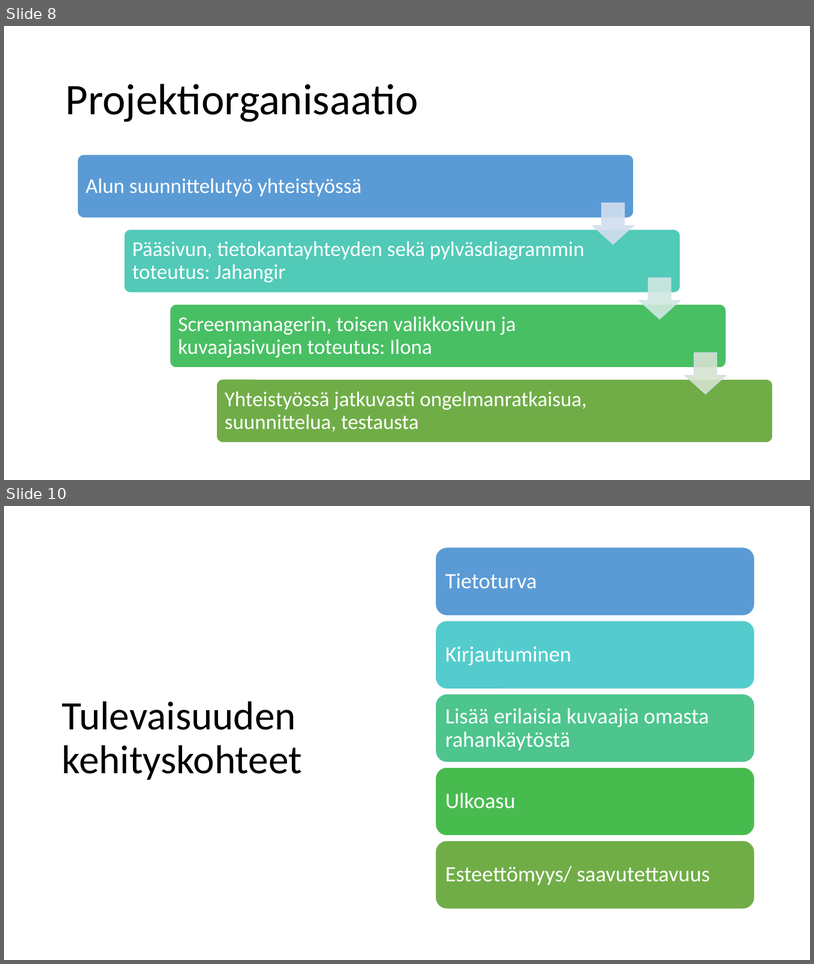
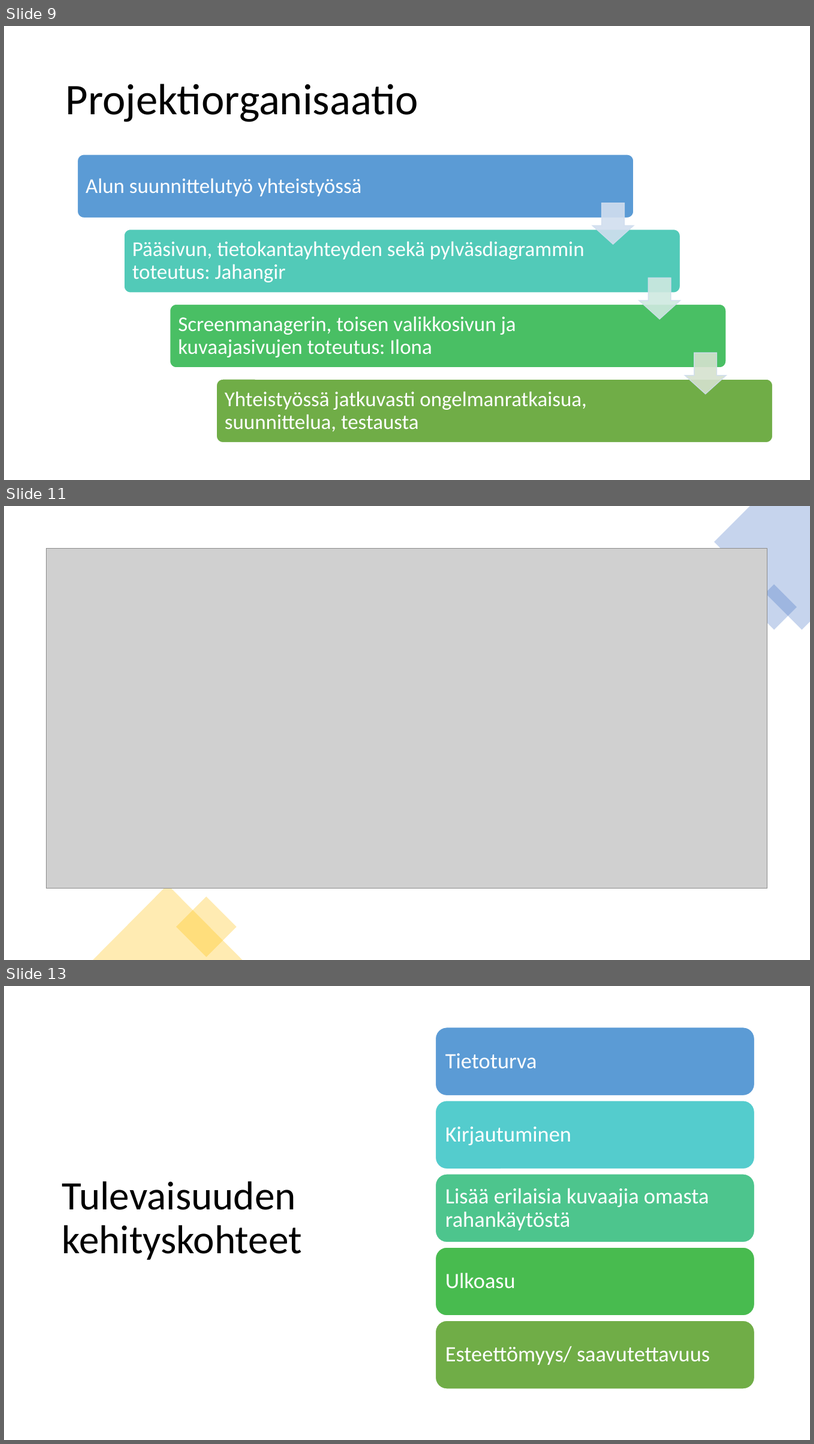
Before and after one commit to silver1ce/massikamu_project, a slide deck: Massikamu.pptx. Shown one above the other, each under a label of ours: slides 8 and 10 before the commit, slides 9, 11 and 13 after it; the slides between them are not shown. The pictures are 814x964 and 814x1444 pixels, drawn with LibreOffice and Linux fonts; fonts in the diff are those of the drawing; grey boxes stand for pictures. Boxes give left, top, right and bottom in pixels: in the first picture for what was removed or moved away, otherwise in the second. Text is boxed around its words. In the diff, an @@ line names an element or a change of style, - is before the commit and + after.

```diff
--- a/Massikamu.pptx
+++ b/Massikamu.pptx
@@ slide 11 added at [4, 506, 810, 960], background #FFFFFF @@
@@ freeform shape added at [715, 506, 810, 630], fill #4472C4 at 30% opacity @@
@@ picture added at [47, 549, 768, 888] @@
@@ rectangle added at [752, 584, 797, 630], fill #4472C4 at 30% opacity @@
@@ triangle added at [93, 885, 242, 960], fill #FFC000 at 30% opacity @@
@@ rectangle added at [176, 897, 237, 957], fill #FFC000 at 30% opacity @@
@@ what was slide 8 is now slide 9 @@
@@ what was slide 10 is now slide 13 @@
```
Also in this commit, not shown: 2 other slides added.
